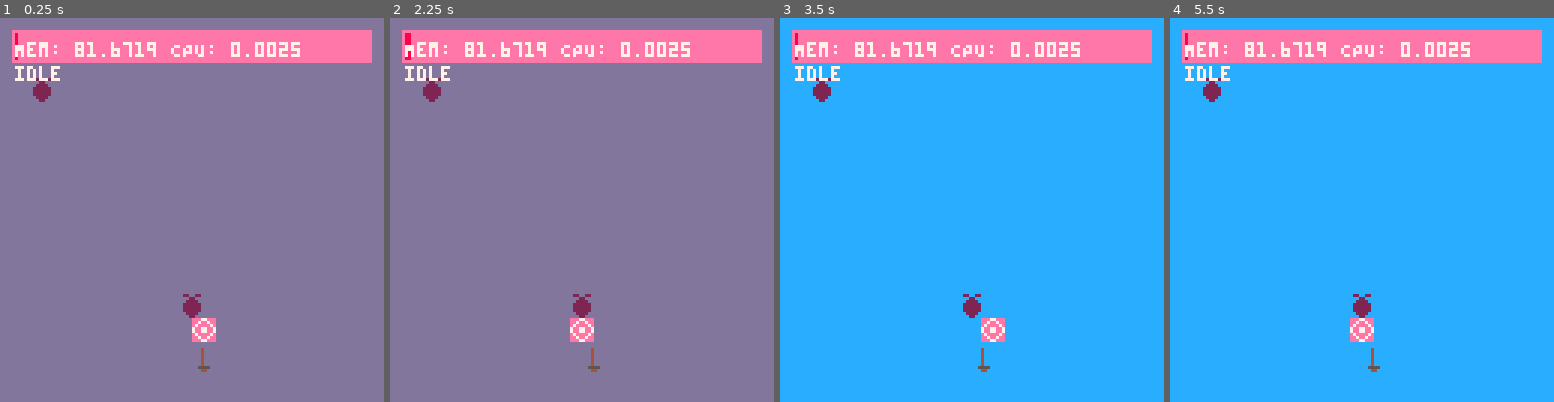
Above: before the commit, frames 1-4 (left to right).
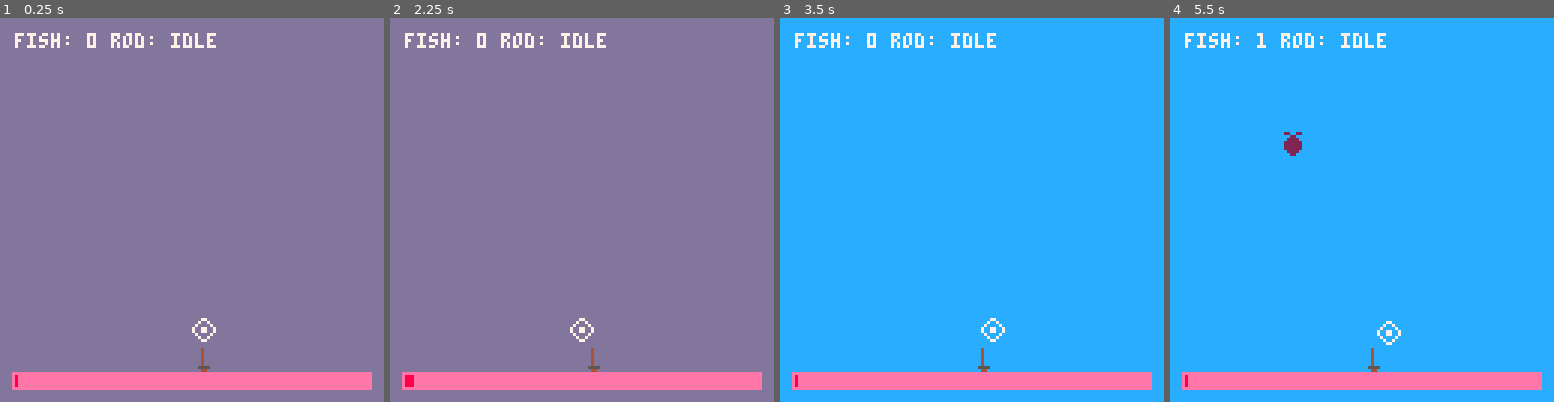
Above: after the commit, the same moments.

Repository: millwardesque/picofish
Game: PICO-8 cartridge fish.p8
The game is run twice, just before and just after one commit, with the same random seed, the same clock (stepped at 60 frames per second) and the same inputs.
Inputs:
- Up to frame 1 (0.25 s): no input
- Up to frame 2 (2.25 s): tap O (Z key) at 0.33, 0.7, 1.43, 2.22 s; tap X (X key) at 1.07, 2.07 s; hold Left from 1.97 s (still down)
- Up to frame 3 (3.5 s): release Left at 2.37 s; tap X (X key) every 0.33 s from 2.4 to 3.4 s; hold Down 2.42-2.82 s; hold Right from 2.87 s (still down); tap O (Z key) at 3.1 s
- Up to frame 4 (5.5 s): release Right at 3.53 s; hold Up 3.58-4.08 s; tap X (X key) every 0.33 s from 3.73 to 5.4 s; tap O (Z key) at 3.98, 4.87 s; hold Right 4.13-4.53 s; hold Down 4.58-5.08 s; hold Left from 5.13 s (still down)

The runs differ from the first frame. In frame 1, 13% of the frame differs, in the area x 3-97%, y 3-97%; in frame 2, 13%; in frame 3, 13%; in frame 4, 14%.

Commit message:
Added fish generation / removal and adjusted casting behaviour.

Diff:
--- a/fish.p8
+++ b/fish.p8
@@ -151,7 +151,7 @@
         if log.debug then
             color(7)
             for i = 1, #log._data do
-                print(log._data[i], 5, 8 * i)
+                print(log._data[i], 5, 5 + (8 * (i - 1)))
             end
         end
 
@@ -288,9 +288,6 @@
         renderer.attach(f, 1)
 
         f.update = function(self)
-            -- @TODO Move
-            -- @TODO Bite
-
             -- Show / hide randomly
             if (flr(rnd(100)) == 1) then
                 if self.visible == true then
@@ -408,12 +405,6 @@
             elseif self.state == 'reeling' then
                 self.lure.x += self.vel.x
                 self.lure.y += self.vel.y
-
-                --if v2.mag(v2.mk(self.lure.x, self.lure.y) - v2.mk(self.x, self.y - 10)) > self.cast_distance then
-                --    local new_lure = self.cast_distance * v2.norm(v2.mk(self.lure.x, self.lure.y) - v2.mk(self.x, self.y))
-                --    self.lure.x = self.x + new_lure.x
-                --    self.lure.y = self.y - 10 - new_lure.y
-                --end
 
                 if self.lure.y > lure_home(self).y then
                     self.lure.y = lure_home(self).y
@@ -501,9 +492,9 @@
 local ui = {
     render_power_bar = function(current, max)
         w = 120
-        h = 10
+        h = 5
         x0 = (128 - w) / 2
-        y = 4
+        y = 127 - h - 4
         x1 = 127 - ((128 - w) / 2)
         pct = (x1 - 1 - x0 - 1) * (current / max)
         current_x0 = x0 + 1
@@ -541,6 +532,29 @@
 p1_rod = nil
 current_power = 0
 max_power = 100
+add_freq = 300
+remove_freq = 500
+max_fish = 5
+min_cast_dist = 5
+min_cast_angle = 0.55
+max_cast_angle = 0.95
+
+function add_fish()
+    local x = flr(rnd(100))
+    local y = flr(rnd(100))
+    local new_fish = fish.mk('f'..#fishes, x, y)
+    add(fishes, new_fish)
+    add(scene, new_fish)
+end
+
+function remove_fish()
+    if #fishes > 0 then
+        local i = flr(rnd(#fishes)) + 1
+        local f = fishes[i]
+        del(scene, f)
+        del(fishes, f)
+    end
+end
 
 function _init()
     log.debug = true
@@ -551,10 +565,6 @@
     add(scene, cam)
 
     fishes = {}
-    add(fishes, fish.mk('f1', 10, 20))
-    add(fishes, fish.mk('f2', 60, 92))
-    add(scene, fishes[1])
-    add(scene, fishes[2])
 
     p1_rod = rod.mk('rod', 64, 110)
     add(scene, p1_rod)
@@ -583,15 +593,15 @@
                 if btnp(1) then
                     p1_rod.cast_angle -= 0.05
                 end
-                p1_rod.cast_angle = mid(0.55, p1_rod.cast_angle, 0.95)
-
-                -- @TODO Control cast distance
+                p1_rod.cast_angle = mid(min_cast_angle, p1_rod.cast_angle, max_cast_angle)
+
                 if btn(4) then
-                    current_power = mid(0, current_power + 1, 100)
-
+                    current_power = mid(0, current_power + 2, max_power)
                 else
-                    if current_power > 0 then
+                    if current_power > min_cast_dist then
                         p1_rod.cast(p1_rod, current_power)
+                    else
+                        current_power = 0
                     end
                 end
             end
@@ -619,6 +629,14 @@
             end
         end
 
+        -- Add / remove fish
+        if (#fishes < max_fish and flr(rnd(add_freq)) == 1) then
+          add_fish()
+        end
+        if (#fishes > 0 and flr(rnd(remove_freq)) == 1) then
+            remove_fish()
+        end
+
         -- Debug Map toggle
         if btnp(2) then
             map -= 1
@@ -630,8 +648,8 @@
     end
 
     -- Debug
-    log.log("Mem: "..stat(0).." CPU: "..stat(1))
-    log.log(p1_rod.state)
+    --log.log("Mem: "..(stat(0)/2048.0).."% CPU: "..(stat(1)/1.0).."%")
+    log.log("fish: "..#fishes.." rod: "..p1_rod.state)
 end
 
 function _draw()
@@ -644,14 +662,14 @@
     log.render()
 end
 __gfx__
-00000000022002200099990000040000eee77eee0000000000000000000000000000000000000000000000000000000000000000000000000000000000000000
-00000000000220000000900000040000ee7ee7ee0000000000000000000000000000000000000000000000000000000000000000000000000000000000000000
-00000030002222000000900000040000e7eeee7e0000000000000000000000000000000000000000000000000000000000000000000000000000000000000000
-000003000222222000009000000400007ee77ee70000000000000000000000000000000000000000000000000000000000000000000000000000000000000000
-030030000222222000009000000400007ee77ee70000000000000000000000000000000000000000000000000000000000000000000000000000000000000000
-00330000022222200000900000040000e7eeee7e0000000000000000000000000000000000000000000000000000000000000000000000000000000000000000
-00030000002222000900900000555500ee7ee7ee0000000000000000000000000000000000000000000000000000000000000000000000000000000000000000
-00030000000220000099000000044000eee77eee0000000000000000000000000000000000000000000000000000000000000000000000000000000000000000
+00000000022002200099990000040000000770000000000000000000000000000000000000000000000000000000000000000000000000000000000000000000
+00000000000220000000900000040000007007000000000000000000000000000000000000000000000000000000000000000000000000000000000000000000
+00000030002222000000900000040000070000700000000000000000000000000000000000000000000000000000000000000000000000000000000000000000
+00000300022222200000900000040000700770070000000000000000000000000000000000000000000000000000000000000000000000000000000000000000
+03003000022222200000900000040000700770070000000000000000000000000000000000000000000000000000000000000000000000000000000000000000
+00330000022222200000900000040000070000700000000000000000000000000000000000000000000000000000000000000000000000000000000000000000
+00030000002222000900900000555500007007000000000000000000000000000000000000000000000000000000000000000000000000000000000000000000
+00030000000220000099000000044000000770000000000000000000000000000000000000000000000000000000000000000000000000000000000000000000
 
 __gff__
 0000000000000000000000000000000000000000000000000000000000000000000000000000000000000000000000000000000000000000000000000000000000000000000000000000000000000000000000000000000000000000000000000000000000000000000000000000000000000000000000000000000000000000
--- a/game.lua
+++ b/game.lua
@@ -18,6 +18,29 @@
 p1_rod = nil
 current_power = 0
 max_power = 100
+add_freq = 300
+remove_freq = 500
+max_fish = 5
+min_cast_dist = 5
+min_cast_angle = 0.55
+max_cast_angle = 0.95
+
+function add_fish()
+    local x = flr(rnd(100))
+    local y = flr(rnd(100))
+    local new_fish = fish.mk('f'..#fishes, x, y)
+    add(fishes, new_fish)
+    add(scene, new_fish)
+end
+
+function remove_fish()
+    if #fishes > 0 then
+        local i = flr(rnd(#fishes)) + 1
+        local f = fishes[i]
+        del(scene, f)
+        del(fishes, f)
+    end
+end
 
 function _init()
     log.debug = true
@@ -28,10 +51,6 @@
     add(scene, cam)
 
     fishes = {}
-    add(fishes, fish.mk('f1', 10, 20))
-    add(fishes, fish.mk('f2', 60, 92))
-    add(scene, fishes[1])
-    add(scene, fishes[2])
 
     p1_rod = rod.mk('rod', 64, 110)
     add(scene, p1_rod)
@@ -60,14 +79,15 @@
                 if btnp(1) then
                     p1_rod.cast_angle -= 0.05
                 end
-                p1_rod.cast_angle = mid(0.55, p1_rod.cast_angle, 0.95)
+                p1_rod.cast_angle = mid(min_cast_angle, p1_rod.cast_angle, max_cast_angle)
 
                 if btn(4) then
-                    current_power = mid(0, current_power + 1, 100)
-
+                    current_power = mid(0, current_power + 2, max_power)
                 else
-                    if current_power > 0 then
+                    if current_power > min_cast_dist then
                         p1_rod.cast(p1_rod, current_power)
+                    else
+                        current_power = 0
                     end
                 end
             end
@@ -95,6 +115,14 @@
             end
         end
 
+        -- Add / remove fish
+        if (#fishes < max_fish and flr(rnd(add_freq)) == 1) then
+          add_fish()
+        end
+        if (#fishes > 0 and flr(rnd(remove_freq)) == 1) then
+            remove_fish()
+        end
+
         -- Debug Map toggle
         if btnp(2) then
             map -= 1
@@ -106,8 +134,8 @@
     end
 
     -- Debug
-    log.log("Mem: "..stat(0).." CPU: "..stat(1))
-    log.log(p1_rod.state)
+    --log.log("Mem: "..(stat(0)/2048.0).."% CPU: "..(stat(1)/1.0).."%")
+    log.log("fish: "..#fishes.." rod: "..p1_rod.state)
 end
 
 function _draw()
--- a/lib/fish.lua
+++ b/lib/fish.lua
@@ -9,9 +9,6 @@
         renderer.attach(f, 1)
 
         f.update = function(self)
-            -- @TODO Move
-            -- @TODO Bite
-
             -- Show / hide randomly
             if (flr(rnd(100)) == 1) then
                 if self.visible == true then
--- a/lib/log.lua
+++ b/lib/log.lua
@@ -13,7 +13,7 @@
         if log.debug then
             color(7)
             for i = 1, #log._data do
-                print(log._data[i], 5, 8 * i)
+                print(log._data[i], 5, 5 + (8 * (i - 1)))
             end
         end
 
--- a/lib/rod.lua
+++ b/lib/rod.lua
@@ -89,12 +89,6 @@
                 self.lure.x += self.vel.x
                 self.lure.y += self.vel.y
 
-                --if v2.mag(v2.mk(self.lure.x, self.lure.y) - v2.mk(self.x, self.y - 10)) > self.cast_distance then
-                --    local new_lure = self.cast_distance * v2.norm(v2.mk(self.lure.x, self.lure.y) - v2.mk(self.x, self.y))
-                --    self.lure.x = self.x + new_lure.x
-                --    self.lure.y = self.y - 10 - new_lure.y
-                --end
-
                 if self.lure.y > lure_home(self).y then
                     self.lure.y = lure_home(self).y
                 end
--- a/lib/ui.lua
+++ b/lib/ui.lua
@@ -1,9 +1,9 @@
 local ui = {
     render_power_bar = function(current, max)
         w = 120
-        h = 10
+        h = 5
         x0 = (128 - w) / 2
-        y = 4
+        y = 127 - h - 4
         x1 = 127 - ((128 - w) / 2)
         pct = (x1 - 1 - x0 - 1) * (current / max)
         current_x0 = x0 + 1
Not shown, added: plan.txt
